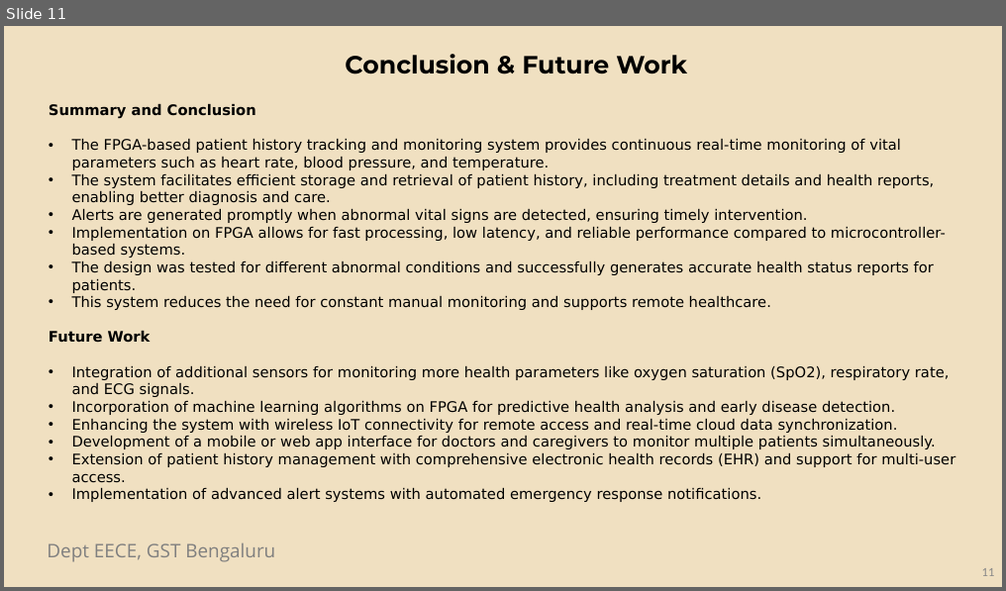
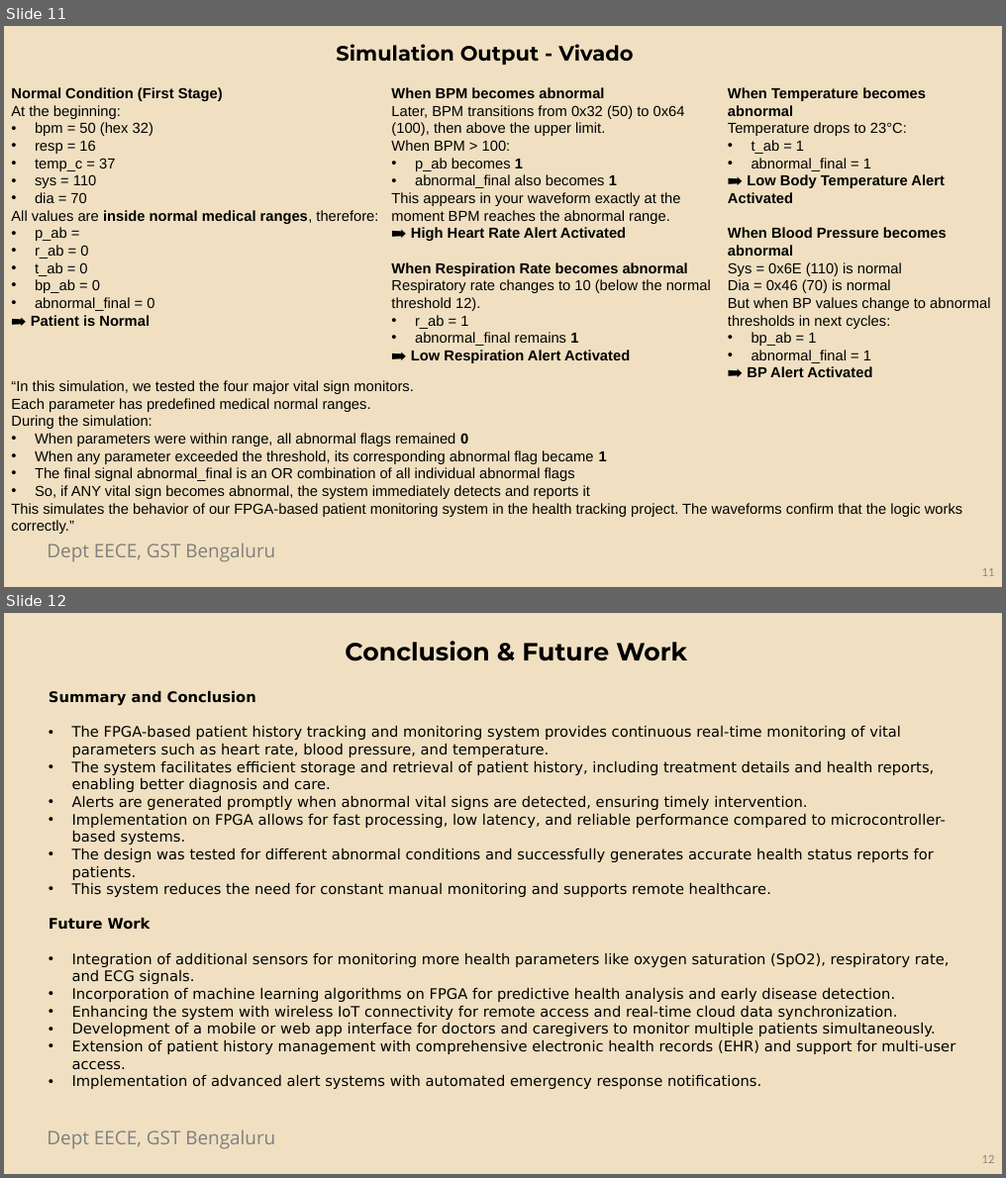
Before and after one commit to VishnuTeja99/Capstone-Project, a slide deck: Project review 2 ppt[1].pptx. Shown one above the other, each under a label of ours: slide 11 before the commit, slides 11 and 12 after it. The pictures are 1006x591 and 1006x1178 pixels, drawn with LibreOffice and Linux fonts; fonts in the diff are those of the drawing; background and template pictures are left out. Boxes give left, top, right and bottom in pixels: in the first picture for what was removed or moved away, otherwise in the second. Text is boxed around its words. In the diff, an @@ line names an element or a change of style, - is before the commit and + after.

```diff
--- a/Project review 2 ppt[1].pptx
+++ b/Project review 2 ppt[1].pptx
@@ slide 11 added at (4, 26, 1002, 587), background #F0E0C1; not listed: 1 template element that a slide beside it also shows @@
@@ text added at (336, 44, 633, 65), 20 pt, text #000000, bold @@
+Simulation Output - Vivado
@@ text added at (11, 87, 378, 326), 14 pt, text #000000 @@
+Normal Condition (First Stage)
+At the beginning:
+• bpm = 50 (hex 32)
+• resp = 16
+• temp_c = 37
+• sys = 110
+• dia = 70
+All values are inside normal medical ranges, therefore:
+• p_ab =
+• r_ab = 0
+• t_ab = 0
+• bp_ab = 0
+• abnormal_final = 0
+➡️ Patient is Normal
@@ text added at (391, 87, 711, 364), 14 pt, text #000000 @@
+When BPM becomes abnormal
+Later, BPM transitions from 0x32 (50) to 0x64 (100), then above the upper limit.
+When BPM > 100:
+• p_ab becomes 1
+• abnormal_final also becomes 1
+This appears in your waveform exactly at the moment BPM reaches the abnormal range.
+➡️ High Heart Rate Alert Activated
+When Respiration Rate becomes abnormal
+Respiratory rate changes to 10 (below the normal threshold 12).
+• r_ab = 1
+• abnormal_final remains 1
+➡️ Low Respiration Alert Activated
@@ text added at (728, 87, 990, 377), 14 pt, text #000000 @@
+When Temperature becomes abnormal
+Temperature drops to 23°C:
+• t_ab = 1
+• abnormal_final = 1
+➡️ Low Body Temperature Alert Activated
+When Blood Pressure becomes abnormal
+Sys = 0x6E (110) is normal
+Dia = 0x46 (70) is normal
+But when BP values change to abnormal thresholds in next cycles:
+• bp_ab = 1
+• abnormal_final = 1
+➡️ BP Alert Activated
@@ text added at (11, 380, 962, 534), 14 pt, text #000000 @@
+“In this simulation, we tested the four major vital sign monitors.
+Each parameter has predefined medical normal ranges.
+During the simulation:
+• When parameters were within range, all abnormal flags remained 0
+• When any parameter exceeded the threshold, its corresponding abnormal flag became 1
+• The final signal abnormal_final is an OR combination of all individual abnormal flags
+• So, if ANY vital sign becomes abnormal, the system immediately detects and reports it
+This simulates the behavior of our FPGA-based patient monitoring system in the health tracking project. The waveforms confirm that the logic works correctly.”
@@ page number added at (982, 569, 995, 576), 12 pt, text #888888 @@
+11
@@ what was slide 11 is now slide 12 @@
```
